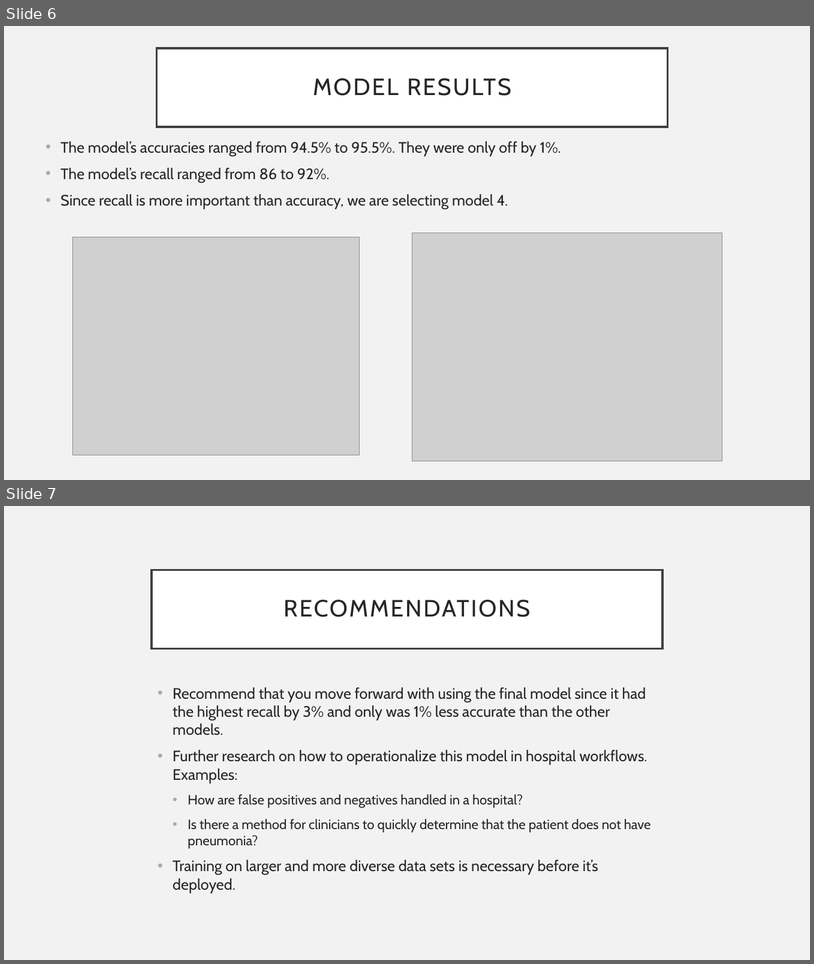
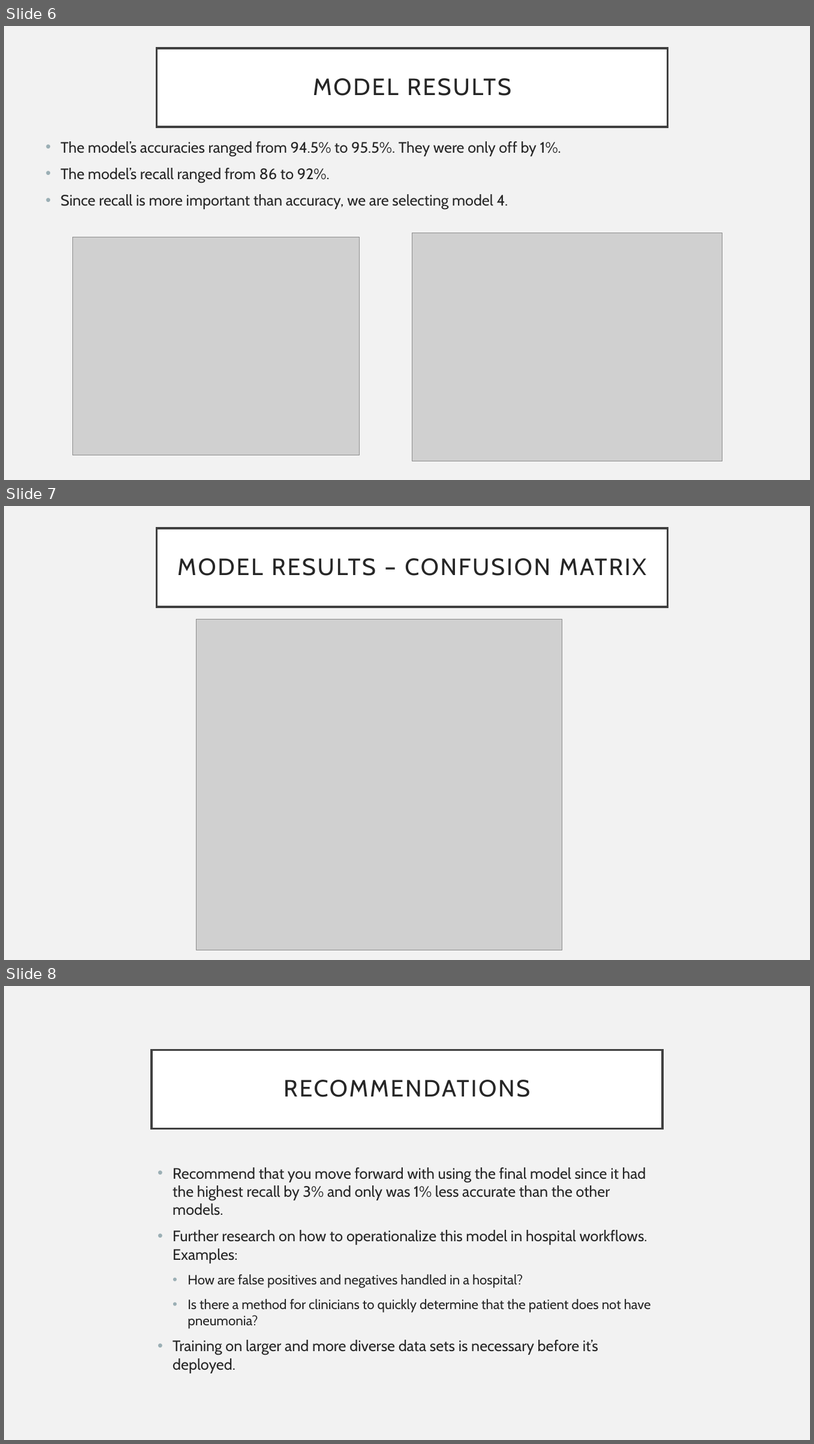
Before and after one commit to dragunat2016/Pneumonia_Image_Detection, a slide deck: Presentation/Presentation.pptx. Shown one above the other, each under a label of ours: slides 6 and 7 before the commit, slides 6, 7 and 8 after it. The pictures are 814x964 and 814x1444 pixels, drawn with LibreOffice and Linux fonts; fonts in the diff are those of the drawing; grey boxes stand for pictures. Boxes give left, top, right and bottom in pixels: in the first picture for what was removed or moved away, otherwise in the second. Text is boxed around its words. In the diff, an @@ line names an element or a change of style, - is before the commit and + after.

Commit message:
Added confusion matrices and updated presentation

```diff
--- a/Presentation/Presentation.pptx
+++ b/Presentation/Presentation.pptx
@@ slide 7 added at (4,506,810,960), background #F2F2F2 @@
@@ title added at (157,528,668,607), fill #FFFFFF, outline #404040 2.5 pt, 28 pt, text #262626 @@
+MODEL RESULTS – CONFUSION MATRIX
@@ picture added at (197,619,563,949) @@
@@ what was slide 7 is now slide 8 @@
```
Also in this commit, not shown: 1 slide changed, 9 other files.
